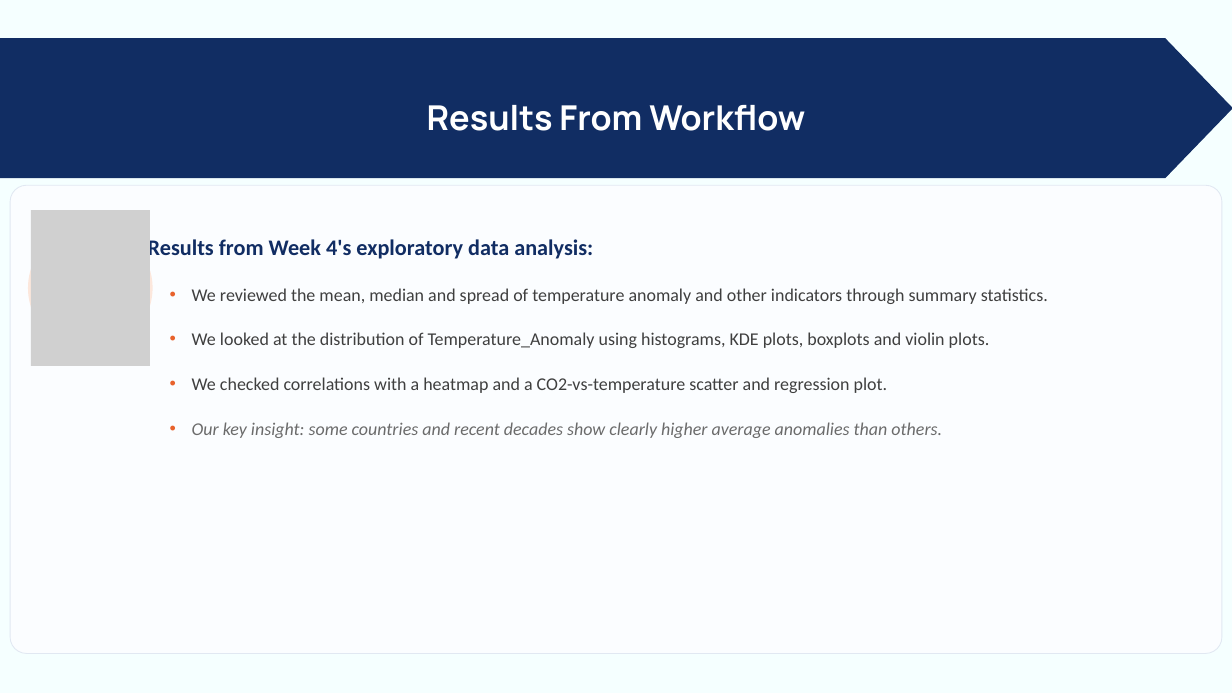
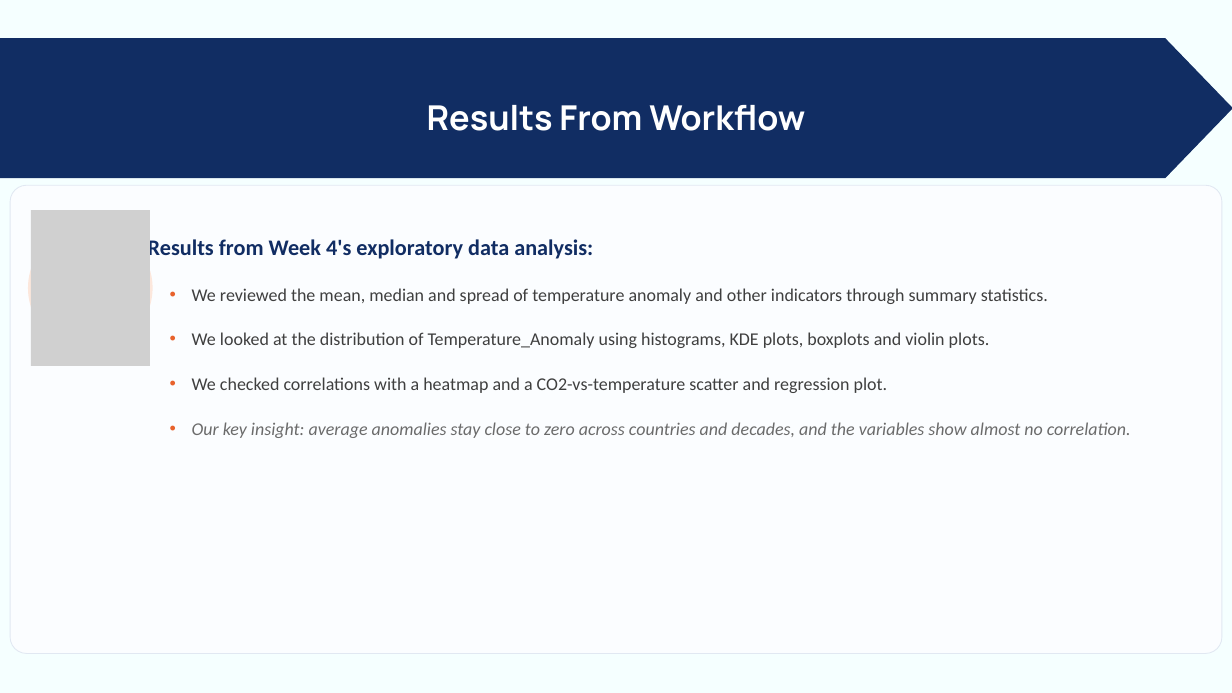
Before and after one commit to vanadhi-re/24ADI204_DSV_Team-17, a slide deck: slide 9 of Week 5/24ADI204-Midreview.pptx (slide 8 before the commit). Drawn at 1232x693 pixels with LibreOffice and Linux fonts; fonts in the diff are those of the drawing; grey boxes stand for pictures. Boxes give left, top, right and bottom in pixels: in the first picture for what was removed or moved away, otherwise in the second. Text is boxed around its words. In the diff, an @@ line names an element or a change of style, - is before the commit and + after.

```diff
--- a/Week 5/24ADI204-Midreview.pptx
+++ b/Week 5/24ADI204-Midreview.pptx
@@ text at (192,422,1131,438): text changed @@
-  • Our key insight: some countries and recent decades show clearly higher average anomalies than others.
+  • Our key insight: average anomalies stay close to zero across countries and decades, and the variables show almost no correlation.
```
Also in this commit, not shown: 8 other slides changed, 4 slides added, 2 other files.
